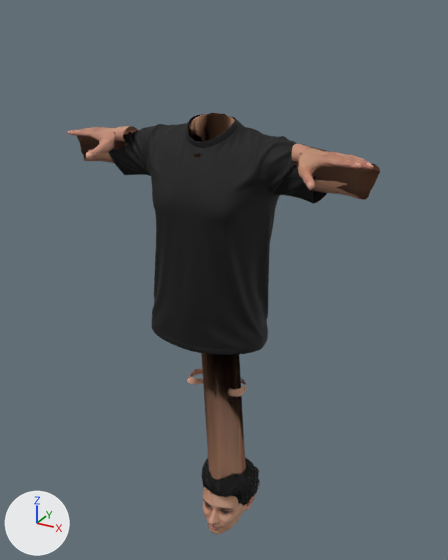
An edit to the glTF model public/models/avatar.glb, drawn before and after from the same camera.
The view is the same before and after, from a 50 mm lens placed at (0.92, -0.088, -80.277), pointed at (0.076, 1.447, -81.044). Arrows for +X, +Y and +Z are at lower left; the lights stay in place. The older version comes first. Where no turn or scale is listed for an object, it has been applied to the vertices. Vertices at exactly the same position are counted once.

The older version as bpy lines, for what is in view:
```python
me_avatarbody = bpy.data.meshes.new('AvatarBody')
me_avatarbody.from_pydata(...)  # 2536 vertices, 4950 faces; spans x -0.389..0.535, y 1.26..1.464, z -81.409..-80.588
me_avatarbody.materials.append(mat_avatarbody)
me_haircut = bpy.data.meshes.new('haircut')
me_haircut.from_pydata(...)  # 49078 vertices, 46102 faces; spans x -0.013..0.198, y 1.333..1.568, z -81.968..-81.727
me_haircut.materials.append(mat_haircut)
me_outfit_top = bpy.data.meshes.new('outfit_top')
me_outfit_top.from_pydata(...)  # 3104 vertices, 6116 faces; spans x -0.275..0.421, y 1.218..1.507, z -81.201..-80.547
me_outfit_top.materials.append(mat_outfit_top)
ob_avatarbody = bpy.data.objects.new('AvatarBody', me_avatarbody)
ob_avatarbody.location = (0.0, 0.0, 0.0)
ob_haircut = bpy.data.objects.new('haircut', me_haircut)
ob_haircut.location = (0.0, 0.0, 0.0)
ob_outfit_top = bpy.data.objects.new('outfit_top', me_outfit_top)
ob_outfit_top.location = (0.0, 0.0, 0.0)
# also in view: 'AvatarHead' at (0.085, 1.422, -81.259)
```
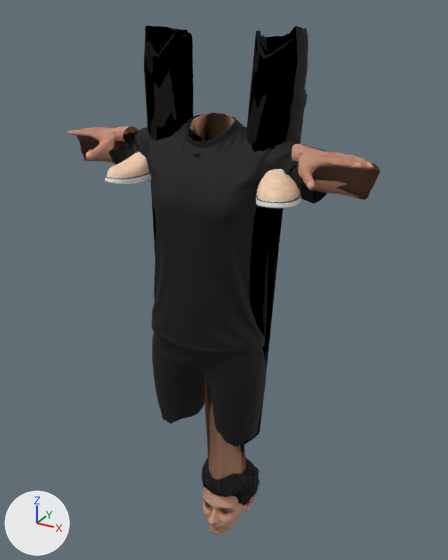
Edits to the bpy script that builds the scene:
```text
Add img_shoes_kari_color_1k_jpg:
    img_shoes_kari_color_1k_jpg = load_image('shoes_KARI_Color_1K.jpg', '_unpacked/shoes_KARI_Color_1K.jpg', 1024, 1024, 'sRGB')
Add img_kari_normal_1k_jpg:
    img_kari_normal_1k_jpg = load_image('KARI_Normal_1K.jpg', '_unpacked/KARI_Normal_1K.jpg', 1024, 1024, 'Non-Color')
Add img_sevan_normal_1k_jpg:
    img_sevan_normal_1k_jpg = load_image('SEVAN_Normal_1K.jpg', '_unpacked/SEVAN_Normal_1K.jpg', 1024, 1024, 'Non-Color')
Add img_pants_sevan_color_1k_jpg:
    img_pants_sevan_color_1k_jpg = load_image('pants_SEVAN_Color_1K.jpg', '_unpacked/pants_SEVAN_Color_1K.jpg', 1024, 1024, 'sRGB')
Add mat_outfit_shoes:
    mat_outfit_shoes = bpy.data.materials.new('outfit_shoes')
    # uses the picture img_kari_normal_1k_jpg
    # uses the picture img_shoes_kari_color_1k_jpg
Add mat_outfit_bottom:
    mat_outfit_bottom = bpy.data.materials.new('outfit_bottom')
    # uses the picture img_pants_sevan_color_1k_jpg
    # uses the picture img_sevan_normal_1k_jpg
Change me_avatarbody:
    used by ob_avatarbody; location = (0.0, 0.0, 0.0)
    remove me_avatarbody.from_pydata(...)  # 2536 vertices, 4950 faces; spans x -0.389..0.535, y 1.26..1.464, z -81.409..-80.588
    add me_avatarbody.from_pydata(...)  # 2536 vertices, 4950 faces; spans x -0.389..0.535, y 1.26..1.495, z -80.713..-80.588
    me_avatarbody part 1: the loose piece of 30 vertices spanning x 0.105..0.171, y 1.362..1.464, z -81.409..-81.376 is moved by (0.112, 0.031, 0.76)
    me_avatarbody part 2: the loose piece of 30 vertices spanning x -0.025..0.041, y 1.362..1.464, z -81.409..-81.376 is moved by (-0.112, 0.031, 0.76)
Add me_outfit_shoes:
    me_outfit_shoes.from_pydata(...)  # 2134 vertices, 3928 faces; spans x -0.215..0.36, y 1.235..1.513, z -80.731..-80.609
    me_outfit_shoes.materials.append(mat_outfit_shoes)
Add me_outfit_bottom:
    me_outfit_bottom.from_pydata(...)  # 2999 vertices, 5629 faces; spans x -0.165..0.309, y 1.227..1.522, z -81.533..-80.317
    me_outfit_bottom.materials.append(mat_outfit_bottom)
Add ob_outfit_shoes:
    ob_outfit_shoes = bpy.data.objects.new('outfit_shoes', me_outfit_shoes)
    ob_outfit_shoes.location = (0.0, 0.0, 0.0)
Add ob_outfit_bottom:
    ob_outfit_bottom = bpy.data.objects.new('outfit_bottom', me_outfit_bottom)
    ob_outfit_bottom.location = (0.0, 0.0, 0.0)
```

What differs and where, as boxes [x1, y1, x2, y2] in the pictures (448 x 560 px; the box of a moved part takes in the faces that stretch with it):
'outfit_bottom', added
    after: [144, 25, 308, 446]
'outfit_shoes', added (beige)
    after: [105, 152, 301, 208]
part 1 of me_avatarbody, moved or reshaped (not visible afterwards)
    before: [228, 378, 246, 397]
part 2 of me_avatarbody, moved or reshaped (not visible afterwards)
    before: [187, 369, 203, 384]
